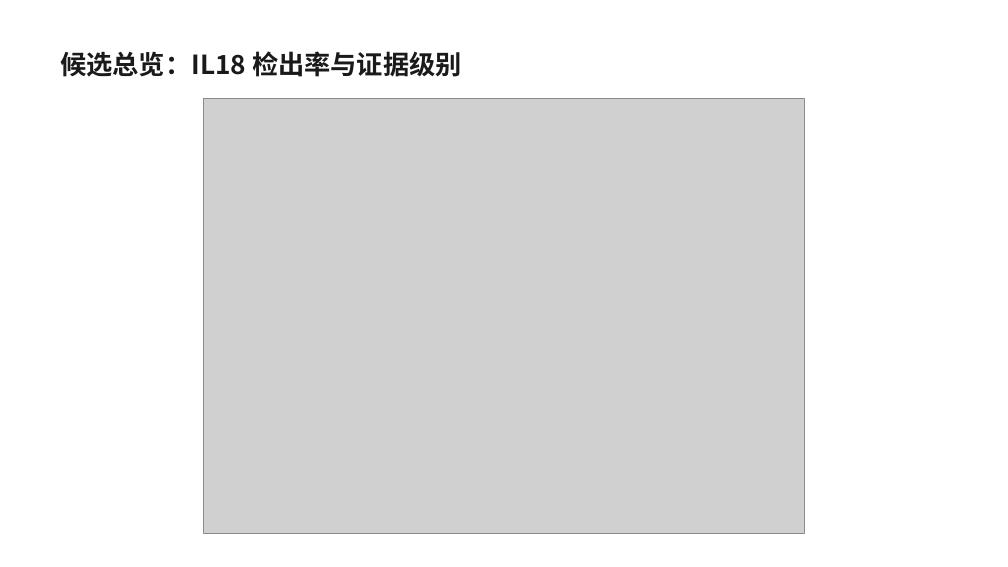
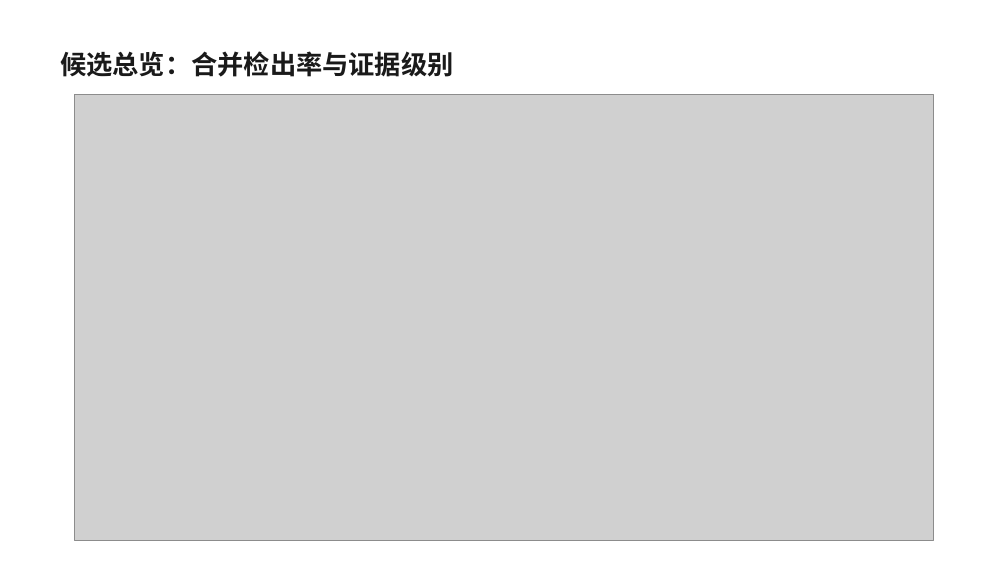
Before and after one commit to 7c96bzczcj-prog/aaa, a slide deck: slide 3 of il18_casp5organ/IL18_CASP_五器官筛选.pptx. Drawn at 1008x567 pixels with LibreOffice and Linux fonts; fonts in the diff are those of the drawing; grey boxes stand for pictures. Boxes give left, top, right and bottom in pixels: in the first picture for what was removed or moved away, otherwise in the second. Text is boxed around its words. In the diff, an @@ line names an element or a change of style, - is before the commit and + after.

```diff
--- a/il18_casp5organ/IL18_CASP_五器官筛选.pptx
+++ b/il18_casp5organ/IL18_CASP_五器官筛选.pptx
@@ text at (x1=60, y1=51, x2=453, y2=77): text changed @@
-候选总览：IL18 检出率与证据级别
+候选总览：合并检出率与证据级别
@@ picture resized from (x1=203, y1=98, x2=804, y2=533) to (x1=75, y1=95, x2=933, y2=541) @@
```
Also in this commit, not shown: 5 other slides changed, 1 slide added, 11 other files.
